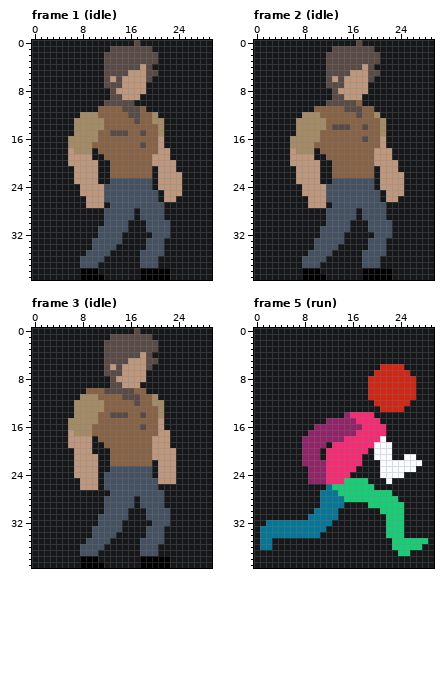
Pixel-art file: 8.Asset/2D/texture_player.ase. The picture above is the old version.
30x40 pixels, 12 frames. Shown: frame 1 (idle), frame 2 (idle), frame 3 (idle), frame 5 (run). The commit also changed other frames, which this record leaves out.
The result:
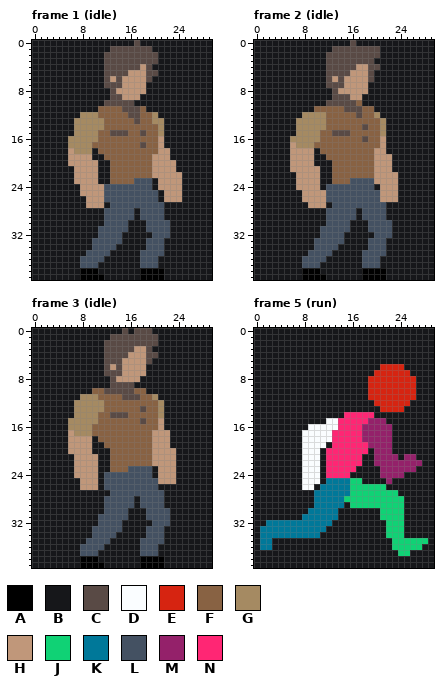
Palette (. is transparent): A #000000  B #16171a  C #594a45  D #fafdff  E #d62411  F #886243  G #a58a62  H #c0977a  J #10d275  K #007899  L #445162  M #94216a  N #ff2674
Author's note on the commit: Add ghost visuals, update player sprite
Edits made:
--- frame 1 (idle), layer "body"
@@ x 11..26 @@
 20 BBFFFFFFFHHHHBBB
-21 BBFFFFFFFBHHHBBB
-22 BBFFFFFFFBHHHHBB
-23 BBLLLLLLLBHHHHBB
+21 BBFFFFFFFHHHHBBB
+22 BBFFFFFFFHHHHHBB
+23 BBFFFFLLLBHHHHBB
 24 HLLLLLLLLBHHHHBB
 25 HLLLLLLLLLBHHHBB
-26 HLLLLLLLLLBHHBBB
+26 HLLLLLLLLLBHHHBB
 27 HBLLLLLLLLLBBBBB
@@ x 20..24 @@
 37 LBBBB
-38 AAABB
-39 AAABB
+38 AABBB
+39 AABBB
--- frame 2 (idle), layers "front_arm", "body"
@@ x 14..22 @@
- 0 BBBCBBBBB
- 1 CCCCCCBBB
+ 0 BBCBBBBBB
+ 1 CCCCCCCBB
  2 CCCCCCCBB
- 3 CCCCCCCBB
- 4 CCCCHCBBB
- 5 CCHHHCCBB
+ 3 CCCCCCBBB
+ 4 CCCHHCCBB
+ 5 CCHHHCBBB
  6 CHHHHCBBB
@@ x 0..29 @@
  8 BBBBBBBBBBBBBCHHHHHBBBBBBBBBBB
- 9 BBBBBBBBBBBBBCCHHHBBBBBBBBBBBB
+ 9 BBBBBBBBBBBBBCCCHHBBBBBBBBBBBB
 10 BBBBBBBBBBBBCCCCCFBBBBBBBBBBBB
 11 BBBBBBBBBBFFFFFCCCFFBBBBBBBBBB
-12 BBBBBBBBGGGFFFFFFCFFGBBBBBBBBB
+12 BBBBBBBBGGGGFFFFFCFFGBBBBBBBBB
 13 BBBBBBBGGGGGFFFFFFFFFGBBBBBBBB
-14 BBBBBBBGGGGGFCCCFFCFFGBBBBBBBB
-15 BBBBBBBGGGGFFFFFFFFFFGBBBBBBBB
+14 BBBBBBBGGGGGFFFFFFCFFGBBBBBBBB
+15 BBBBBBBGGGGFFCCCFFFFFGBBBBBBBB
 16 BBBBBBGGGGGFFFFFFFCFFHBBBBBBBB
-17 BBBBBBGGGGFFFFFFFFFFFHBBBBBBBB
-18 BBBBBBHGGGBFFFFFFFFFHHHBBBBBBB
+17 BBBBBBHGGGFFFFFFFFFFFHBBBBBBBB
+18 BBBBBBHHHHBFFFFFFFFFHHBBBBBBBB
 19 BBBBBBHHHHBBFFFFFFFFHHHBBBBBBB
-20 BBBBBBHHHHHBBFFFFFFFHHHHBBBBBB
-21 BBBBBBBHHHHBBFFFFFFFBHHHBBBBBB
-22 BBBBBBBHHHHBBFFFFFFFBHHHHBBBBB
-23 BBBBBBBHHHHBBLLLLLLLBHHHHBBBBB
-24 BBBBBBBBHHHHLLLLLLLLBHHHHBBBBB
-25 BBBBBBBBHHHHLLLLLLLLLBHHHBBBBB
-26 BBBBBBBBBHHHLLLLLLLLLBHHBBBBBB
+20 BBBBBBHHHHBBBFFFFFFFHHHBBBBBBB
+21 BBBBBBHHHHHBBFFFFFFFHHHBBBBBBB
+22 BBBBBBBHHHHBBFFFFFFFHHHHBBBBBB
+23 BBBBBBBHHHHBBFFFLLLLHHHHBBBBBB
+24 BBBBBBBHHHHBLLLLLLLLBHHHBBBBBB
+25 BBBBBBBBHHHHLLLLLLLLLHHHBBBBBB
+26 BBBBBBBBHHHHLLLLLLLLLHHHBBBBBB
 27 BBBBBBBBBHHHBLLLLLLLLLBBBBBBBB
@@ x 20..24 @@
 37 LBBBB
-38 AAABB
-39 AAABB
+38 AABBB
+39 AABBB
--- frame 3 (idle), layers "front_arm", "body"
@@ x 4..22 @@
- 0 BBBBBBBBBBBBBCBBBBB
- 1 BBBBBBBBBCCCCCCCBBB
+ 0 BBBBBBBBBBBCBCCCBBB
+ 1 BBBBBBBBBCCCCCCCCBB
  2 BBBBBBBBCCCCCCCCCBB
- 3 BBBBBBBBCCCCCCCCCBB
- 4 BBBBBBBBCCCCCCHCBBB
- 5 BBBBBBBBCCCCHHHCCBB
- 6 BBBBBBBBCHCHHHHCBBB
+ 3 BBBBBBBBCCCCCHHCBBB
+ 4 BBBBBBBBCCCCHHHCCBB
+ 5 BBBBBBBBCCCHHHHCBBB
+ 6 BBBBBBBBCHCHHHHBBBB
  7 BBBBBBBBCCCHHHHBBBB
- 8 BBBBBBBBBCHHHHHBBBB
- 9 BBBBBBBBBCCHHHBBBBB
-10 BBBBBFFFCCCCCFFBBBB
+ 8 BBBBBBBBBCHHHHBBBBB
+ 9 BBBBBBBBBCCCCBBBBBB
+10 BBBBBBFFCCCCCFFBBBB
 11 BBBBGGGFFFFCCCFFGBB
-12 BBBGGGGGFFFFFCFFGGB
-13 BBBGGGGGFFFFFFFFFGB
-14 BBBGGGGFFCCCFFCFFGB
-15 BBGGGGGFFFFFFFFFFHB
-16 BBGGGGFFFFFFFFCFFHB
-17 BBHGGGFFFFFFFFFFFHH
+12 BBBGGGGGFFFFFFFFFGB
+13 BBBGGGGGFFFFFFCFFGB
+14 BBBGGGGFFCCCFFFFFGB
+15 BBGGGGGFFFFFFFCFFHB
+16 BBGGGGFFFFFFFFFFFHB
+17 BBHGGGFFFFFFFFFFHHH
 18 BBHHHHBFFFFFFFFFHHH
 19 BBHHHHBBFFFFFFFFHHH
-20 BBBHHHBBBFFFFFFFHHH
+20 BBHHHHBBBFFFFFFFHHH
 21 BBBHHHHBBFFFFFFFHHH
-22 BBBHHHHBBFFFFFFFBHH
-23 BBBHHHHBBLLLLLLLBHH
+22 BBBHHHHBBFFFFFFFHHH
+23 BBBHHHHBBFFFLLLLBHH
 24 BBBHHHHBLLLLLLLLBHH
@@ x 20..24 @@
 37 LBBBB
-38 AAABB
-39 AAABB
+38 AABBB
+39 AABBB
--- frame 5 (run), layer "posing"
@@ x 0..29 @@
 13 BBBBBBBBBBBBBBBBBBBBBEEEEBBBBB
-14 BBBBBBBBBBBBBBBMNNNNBBBBBBBBBB
-15 BBBBBBBBBBBBMMMMMNNNNBBBBBBBBB
-16 BBBBBBBBBBMMMMMMMMNNNNBBBBBBBB
-17 BBBBBBBBBMMMMMMMMNNNNNBBBBBBBB
-18 BBBBBBBBMMMMMMMNNNNNNDBBBBBBBB
-19 BBBBBBBBMMMMBNNNNNNNDDDBBBBBBB
-20 BBBBBBBBMMMBNNNNNNNBDDDBBBBBBB
-21 BBBBBBBBMMMBNNNNNNBBDDDBBDDBBB
-22 BBBBBBBBMMMMNNNNNNBBBDDDDDDDBB
-23 BBBBBBBBBMMMNNNNNBBBBDDDDDDBBB
-24 BBBBBBBBBMMMNNNNBBBBBDDDDBBBBB
-25 BBBBBBBBBMMMNNNJJJJBBBDBBBBBBB
-26 BBBBBBBBBBBBKJJJJJJJBBBBBBBBBB
-27 BBBBBBBBBBBKKKJJJJJJJJJBBBBBBB
-28 BBBBBBBBBBBKKKKJJJJJJJJJBBBBBB
-29 BBBBBBBBBBBKKKKBBBBJJJJJJBBBBB
-30 BBBBBBBBBBKKKKBBBBBBBJJJJBBBBB
-31 BBBBBBBBBKKKKKBBBBBBBBJJJBBBBB
+14 BBBBBBBBBBBBBBBNNNNNBBBBBBBBBB
+15 BBBBBBBBBBBBDDNNNNNMMMBBBBBBBB
+16 BBBBBBBBBDDDDDNNNNMMMMMBBBBBBB
+17 BBBBBBBBDDDDDNNNNNMMMMMBBBBBBB
+18 BBBBBBBBDDDDDNNNNNMMMMMBBBBBBB
+19 BBBBBBBBDDDDBNNNNNNMMMMBBBBBBB
+20 BBBBBBBBDDDBNNNNNNNBMMMBBBBBBB
+21 BBBBBBBBDDDBNNNNNNBBMMMMBMMBBB
+22 BBBBBBBBDDDBNNNNNNBBMMMMMMMMBB
+23 BBBBBBBBDDDBNNNNNBBBBMMMMMMBBB
+24 BBBBBBBBDDDBNNNNBBBBBMMMMBBBBB
+25 BBBBBBBBDDDBKKKKJJBBBBMBBBBBBB
+26 BBBBBBBBDDBKKKKKJJJJJJBBBBBBBB
+27 BBBBBBBBBBKKKKKKJJJJJJJJBBBBBB
+28 BBBBBBBBBBKKKKKJJJJJJJJJJBBBBB
+29 BBBBBBBBBBKKKKKBJJJJJJJJJBBBBB
+30 BBBBBBBBBKKKKKBBBBBBBJJJJBBBBB
+31 BBBBBBBBKKKKKKBBBBBBBJJJJBBBBB
 32 BBKKKKKKKKKKKBBBBBBBBBJJJBBBBB
